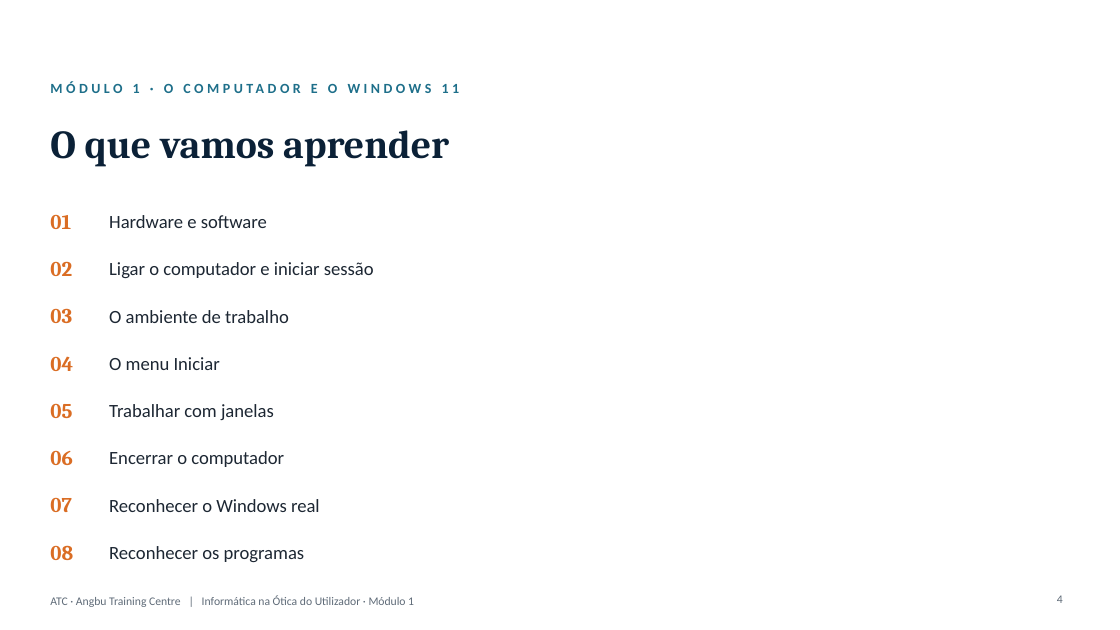
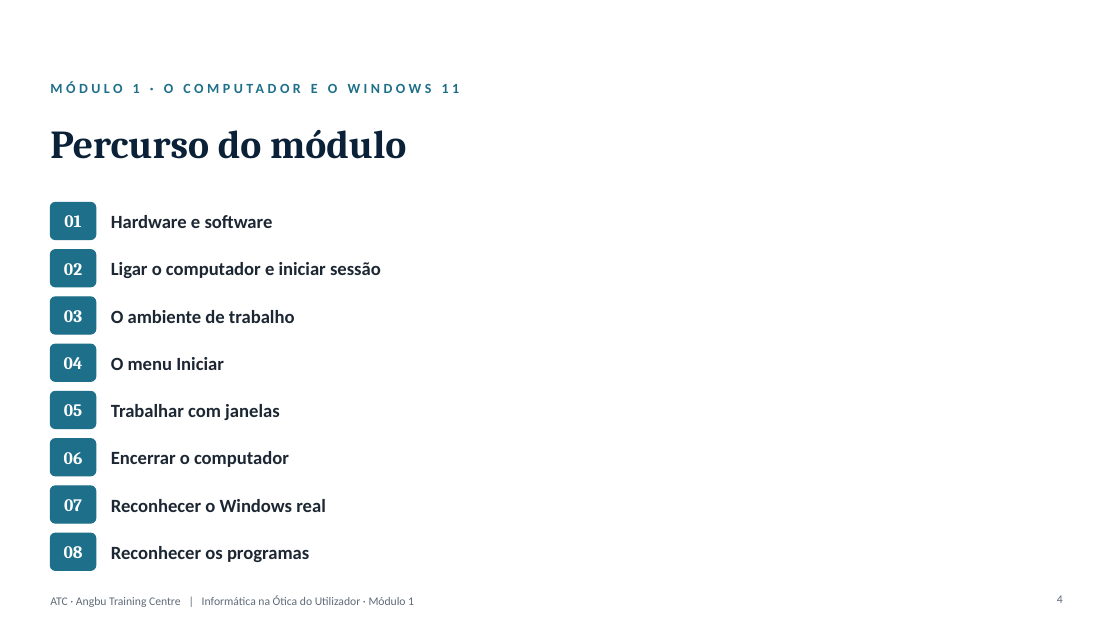
Before and after one commit to almeidaojose36/atc_lms, a slide deck: slide 4 of producao/apresentacoes/Informatica_Modulo1.pptx. Drawn at 1120x630 pixels with LibreOffice and Linux fonts; fonts in the diff are those of the drawing; background and template pictures are left out. Boxes give left, top, right and bottom in pixels: in the first picture for what was removed or moved away, otherwise in the second. Text is boxed around its words. In the diff, an @@ line names an element or a change of style, - is before the commit and + after.

```diff
--- a/producao/apresentacoes/Informatica_Modulo1.pptx
+++ b/producao/apresentacoes/Informatica_Modulo1.pptx
@@ text at box(50, 130, 406, 159): text changed @@
-O que vamos aprender
+Percurso do módulo
@@ rounded rectangle added at box(50, 202, 96, 239), fill #1E6F8A, outline #1E6F8A 1 pt @@
@@ rounded rectangle added at box(50, 250, 96, 287), fill #1E6F8A, outline #1E6F8A 1 pt @@
@@ rounded rectangle added at box(50, 297, 96, 334), fill #1E6F8A, outline #1E6F8A 1 pt @@
@@ rounded rectangle added at box(50, 344, 96, 381), fill #1E6F8A, outline #1E6F8A 1 pt @@
@@ rounded rectangle added at box(50, 392, 96, 429), fill #1E6F8A, outline #1E6F8A 1 pt @@
@@ rounded rectangle added at box(50, 439, 96, 476), fill #1E6F8A, outline #1E6F8A 1 pt @@
@@ size 18 to 15 pt, text colour #DA6D24 to #FFFFFF; alignment left to centre in 8 elements at box(64, 357, 83, 369), box(64, 546, 83, 558), box(64, 215, 81, 227), box(64, 263, 82, 275), box(64, 310, 82, 322), box(64, 404, 82, 416), box(64, 452, 83, 464), box(64, 499, 82, 511) @@
@@ rounded rectangle added at box(50, 486, 96, 523), fill #1E6F8A, outline #1E6F8A 1 pt @@
@@ rounded rectangle added at box(50, 534, 96, 571), fill #1E6F8A, outline #1E6F8A 1 pt @@
@@ bold on in 8 elements at box(111, 215, 273, 228), box(111, 262, 381, 278), box(111, 310, 295, 323), box(111, 357, 224, 370), box(111, 404, 279, 420), box(111, 451, 289, 467), box(111, 499, 326, 512), box(111, 546, 309, 562) @@
```
Also in this commit, not shown: 16 other slides changed, 2 slides added, 22 other files.
